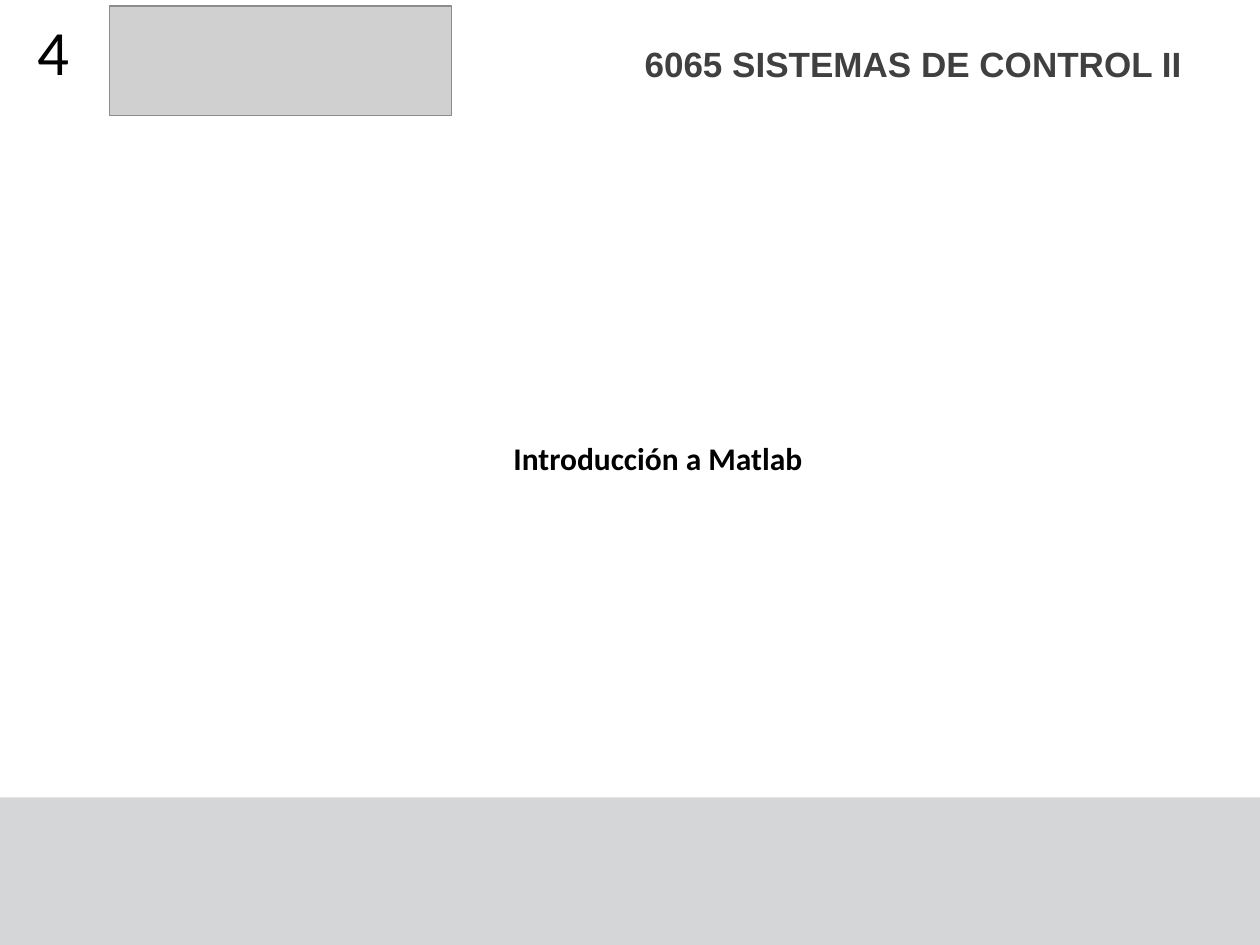
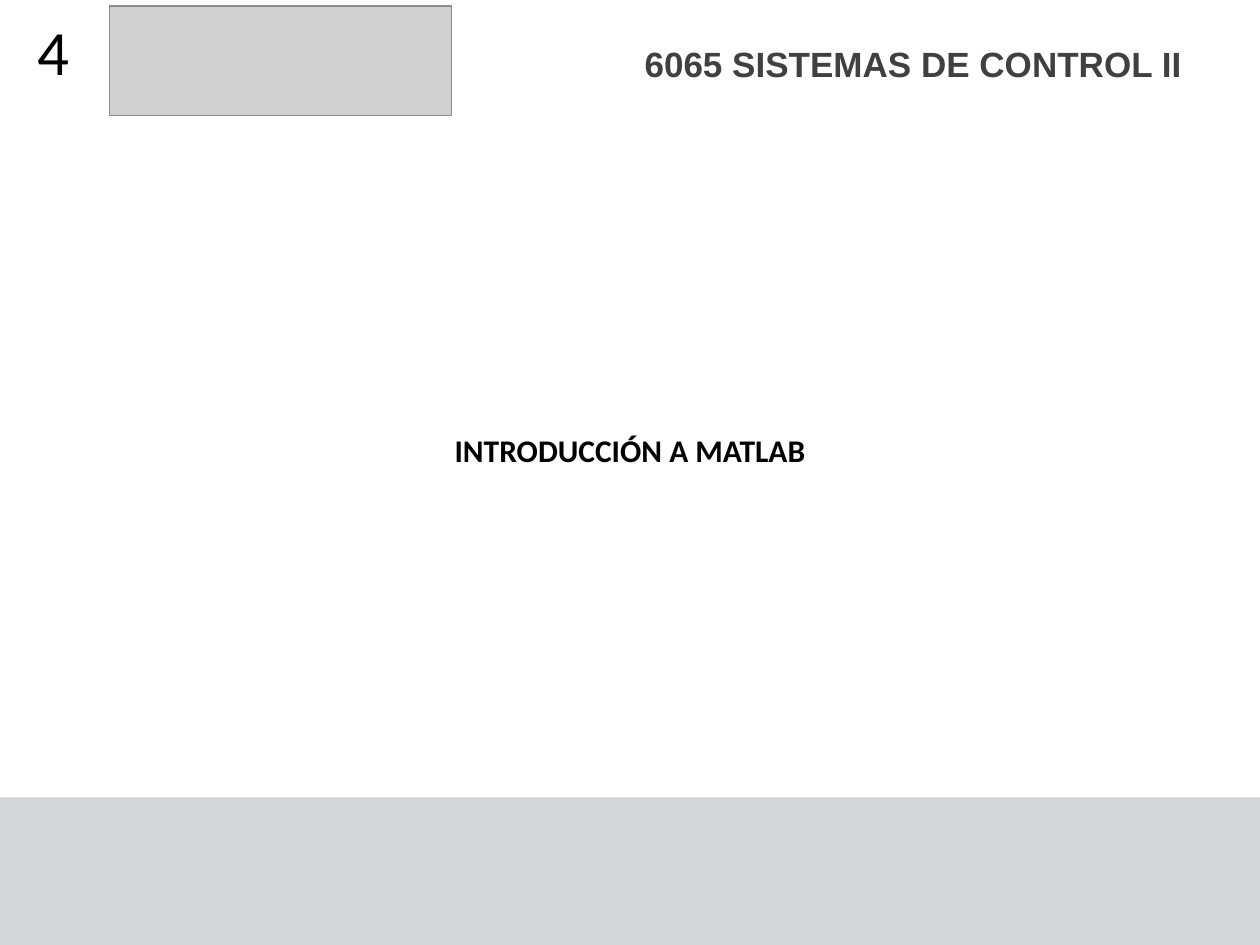
Before and after one commit to F4bian1012/Sistemas-de-Control-II---Ingenier-a-Mecatr-nica, a slide deck: slide 4 of Sesión_0/Semana 0.pptx. Drawn at 1260x945 pixels with LibreOffice and Linux fonts; fonts in the diff are those of the drawing; grey boxes stand for pictures. Boxes give left, top, right and bottom in pixels: in the first picture for what was removed or moved away, otherwise in the second. Text is boxed around its words. In the diff, an @@ line names an element or a change of style, - is before the commit and + after.

```diff
--- a/Sesión_0/Semana 0.pptx
+++ b/Sesión_0/Semana 0.pptx
@@ text at (455,435,805,463): text changed @@
-Introducción a Matlab
+INTRODUCCIÓN A MATLAB
```
Also in this commit, not shown: 2 other slides changed, 9 other files.
